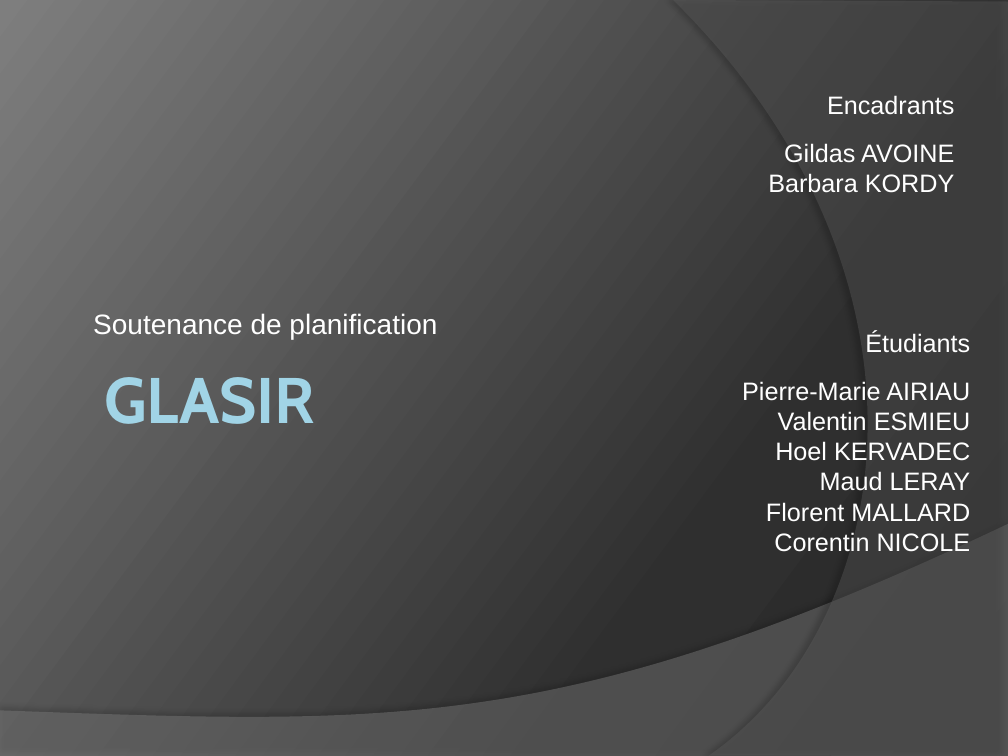
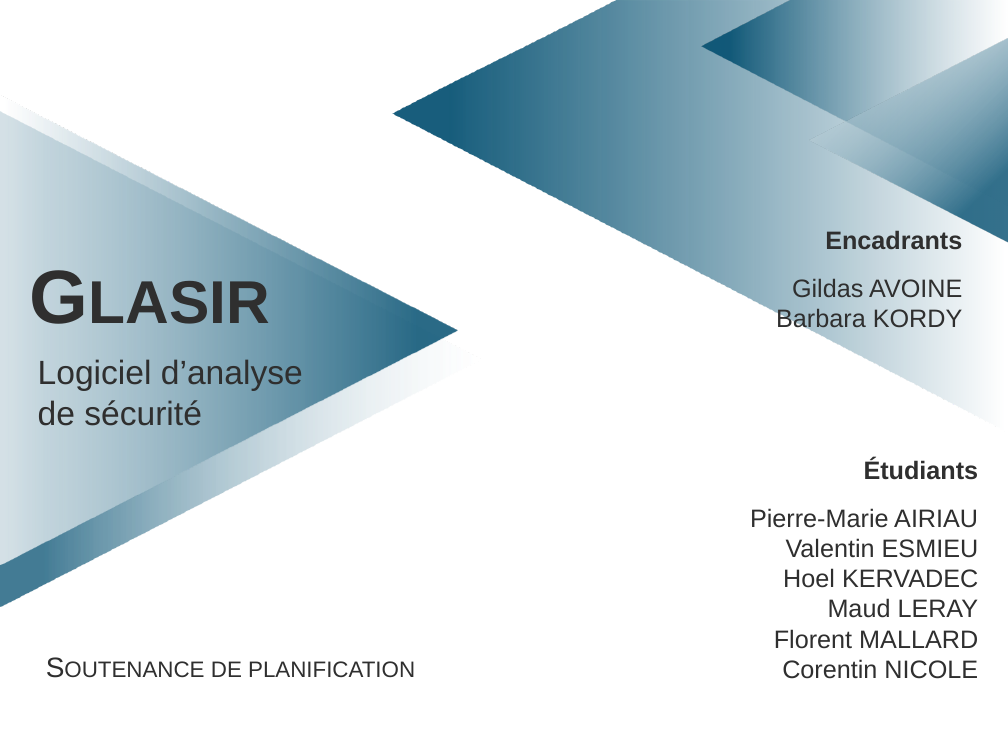
Before and after one commit to HKervadec/korrigolo, a slide deck: slide 1 of soutenances/planification/soutenance_planification.pptx. Drawn at 1008x756 pixels with LibreOffice and Linux fonts; fonts in the diff are those of the drawing; background and template pictures are left out. Boxes give left, top, right and bottom in pixels: in the first picture for what was removed or moved away, otherwise in the second. Text is boxed around its words. In the diff, an @@ line names an element or a change of style, - is before the commit and + after.

Commit message:
planif bonne amorce

```diff
--- a/soutenances/planification/soutenance_planification.pptx
+++ b/soutenances/planification/soutenance_planification.pptx
@@ background gradient #282828 to #2F2F2F to #7E7E7E to #FFFFFF @@
@@ rectangle added at (x1=0, y1=0, x2=1008, y2=756), fill #FFFFFF @@
@@ freeform shape added at (x1=393, y1=0, x2=1008, y2=432), fill gradient #FFFFFF to #004D6F @@
@@ freeform shape removed at (x1=673, y1=0, x2=1008, y2=756) @@
@@ freeform shape added at (x1=684, y1=0, x2=1008, y2=148), fill gradient #FFFFFF to #004D6F @@
@@ freeform shape added at (x1=701, y1=0, x2=1008, y2=207), fill gradient #FFFFFF to #004D6F @@
@@ freeform shape added at (x1=907, y1=1, x2=1007, y2=60), fill gradient #FFFFFF to #004D6F @@
@@ triangle added at (x1=933, y1=5, x2=1008, y2=73), fill gradient #FFFFFF to #004D6F @@
@@ page number added at (x1=958, y1=18, x2=1008, y2=58), 11 pt, text #FFFFFF, bold @@
+1
@@ triangle added at (x1=809, y1=36, x2=1008, y2=243), fill gradient #FFFFFF to #004D6F @@
@@ triangle added at (x1=1, y1=111, x2=480, y2=606), fill gradient #FFFFFF to #004D6F @@
@@ triangle added at (x1=1, y1=95, x2=458, y2=564), fill gradient #FFFFFF to #004D6F @@
@@ text "Encadrants" at (x1=825, y1=229, x2=962, y2=255): text colour #FFFFFF to #302F2F, bold on @@
@@ text "Encadrants" moved from (x1=827, y1=95, x2=954, y2=115) to (x1=825, y1=229, x2=962, y2=255) @@
@@ text "Gildas AVOINE" at (x1=776, y1=279, x2=963, y2=332): text colour #FFFFFF to #302F2F @@
@@ text "Gildas AVOINE" moved from (x1=768, y1=143, x2=955, y2=193) to (x1=776, y1=279, x2=963, y2=332) @@
@@ text added at (x1=38, y1=359, x2=303, y2=426), 24 pt, text #302F2F @@
+Logiciel d’analyse
+de sécurité
@@ text at (x1=104, y1=377, x2=315, y2=424): text changed; size 46 to 54 pt; font Cabin to Arial; text colour gradient #A1D4E7 to #58808D to #302F2F @@
-GLASIR
+Glasir
@@ text "Étudiants" moved from (x1=865, y1=332, x2=970, y2=353) to (x1=864, y1=459, x2=979, y2=480) @@
@@ text "Étudiants" at (x1=864, y1=459, x2=979, y2=480): text colour #FFFFFF to #302F2F, bold on @@
@@ text "Pierre-Marie AIRIAU" moved from (x1=742, y1=381, x2=971, y2=552) to (x1=750, y1=508, x2=979, y2=679) @@
@@ text "Pierre-Marie AIRIAU" at (x1=750, y1=508, x2=979, y2=679): text colour #FFFFFF to #302F2F @@
@@ freeform shape removed at (x1=0, y1=524, x2=1008, y2=756) @@
@@ subtitle "Soutenance de planification" moved from (x1=93, y1=313, x2=437, y2=339) to (x1=211, y1=661, x2=415, y2=677) @@
@@ subtitle "Soutenance de planification" at (x1=211, y1=661, x2=415, y2=677): text colour #FFFFFF to #302F2F, small capitals on; vertical alignment bottom to top @@
```
Also in this commit, not shown: 1 other slide changed, 8 slides added, 3 slides removed, 5 other files.
